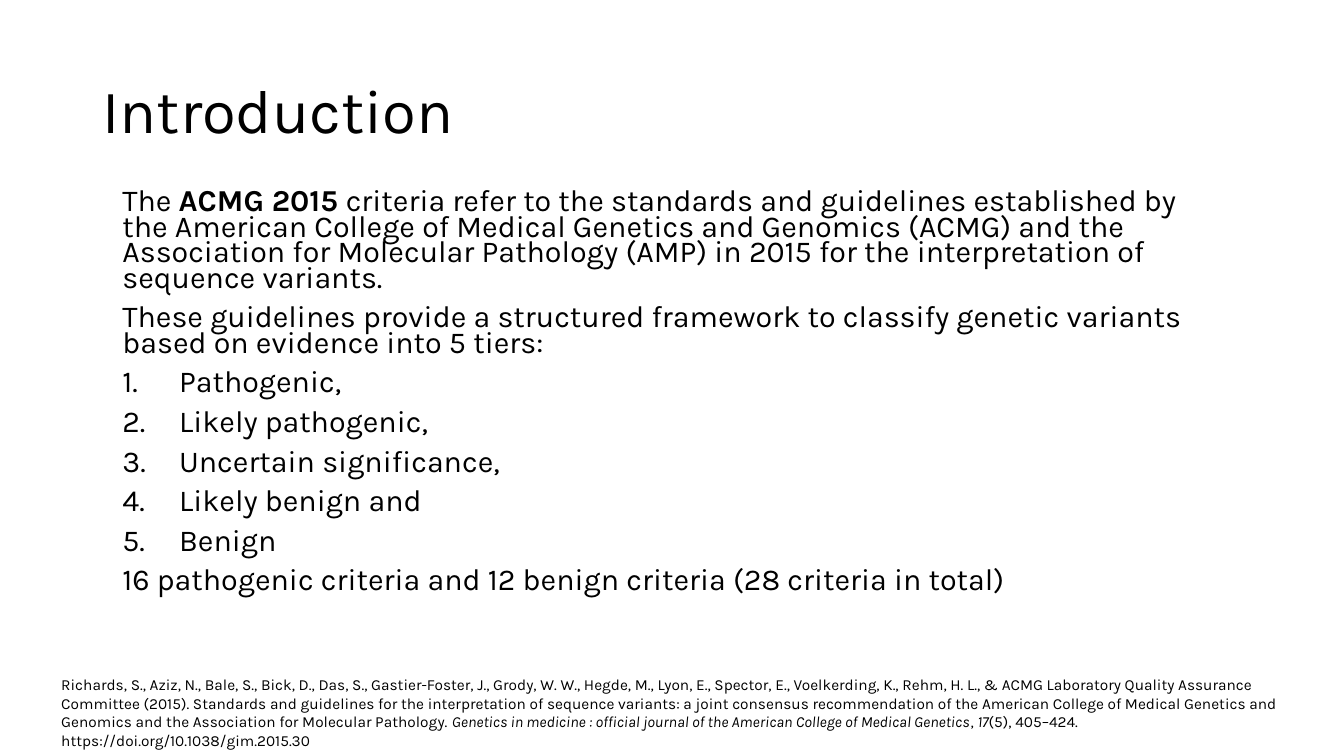
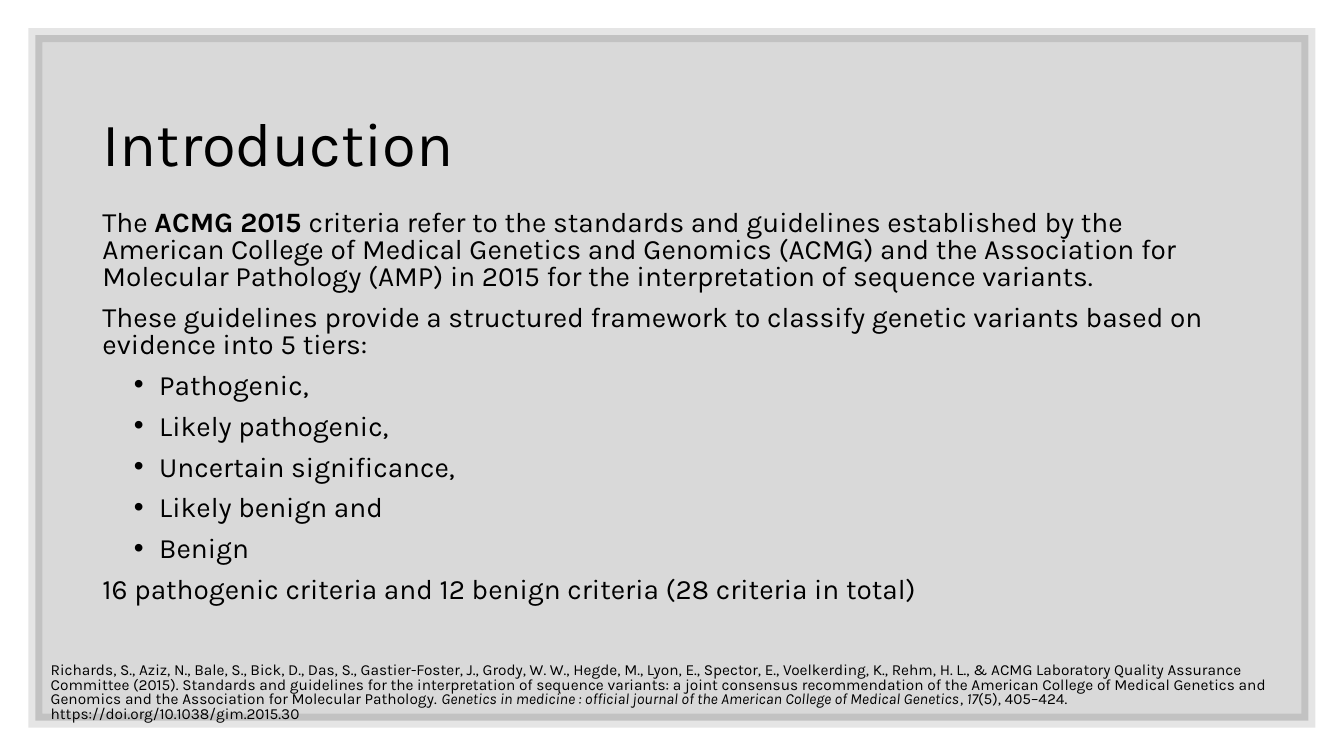
Before and after one commit to iliaanaa/genekor, a slide deck: slide 2 of genekor.pptx. Drawn at 1344x756 pixels with LibreOffice and Linux fonts; fonts in the diff are those of the drawing. Boxes give left, top, right and bottom in pixels: in the first picture for what was removed or moved away, otherwise in the second. Text is boxed around its words. In the diff, an @@ line names an element or a change of style, - is before the commit and + after.

```diff
--- a/genekor.pptx
+++ b/genekor.pptx
@@ rectangle added at (35, 35, 1309, 721), fill #000000 at 15% opacity, outline #000000 10 pt @@
@@ title "Introduction": place and size @@
-title "Introduction" at (102, 90, 453, 134)
+title "Introduction" at (102, 123, 453, 167)
@@ text "The ACMG 2015 criteria refer ...": place and size @@
-text "The ACMG 2015 criteria refer ..." at (122, 190, 1181, 598)
+text "The ACMG 2015 criteria refer ..." at (102, 212, 1202, 606)
@@ text "The ACMG 2015 criteria refer ..." at (102, 212, 1202, 606): size 21.7 to 20 pt; line spacing 0.7 to 0.8; bullet 1. to • @@
@@ text "Richards, S., Aziz, N., Bale, ...": place and size @@
-text "Richards, S., Aziz, N., Bale, ..." at (61, 679, 1276, 750)
+text "Richards, S., Aziz, N., Bale, ..." at (51, 664, 1266, 723)
@@ text "Richards, S., Aziz, N., Bale, ..." at (51, 664, 1266, 723): line spacing 1 to 0.8; more space between paragraphs @@
```
Also in this commit, not shown: 4 other slides changed, 6 slides added, 2 slides removed.
